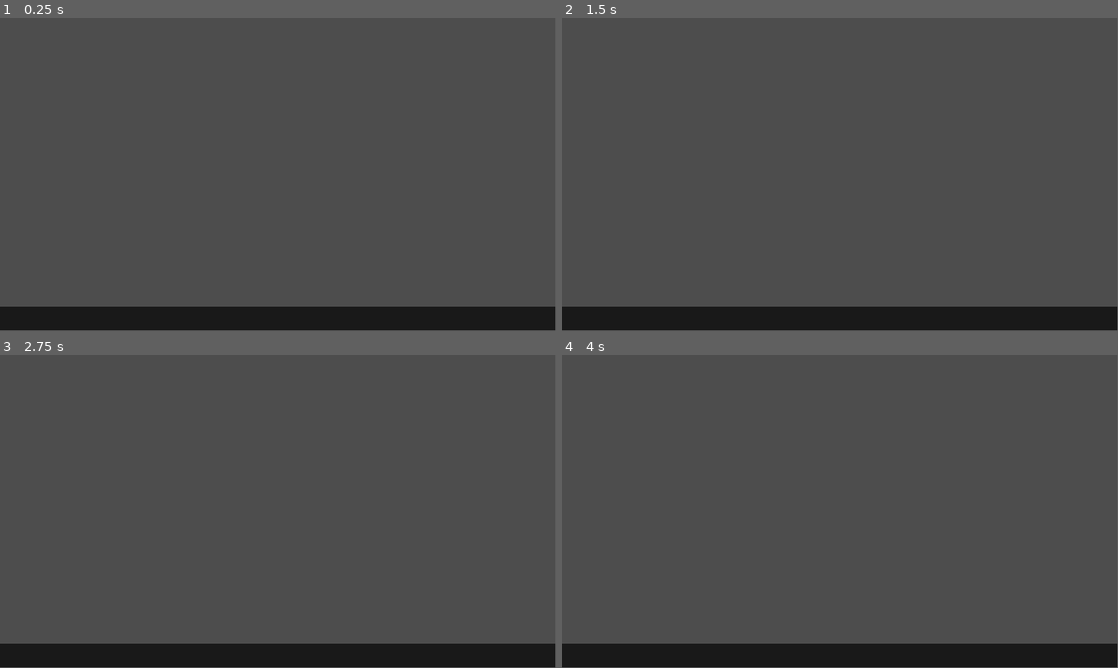
Above: before the commit, frames 1-4 (two rows, left to right).
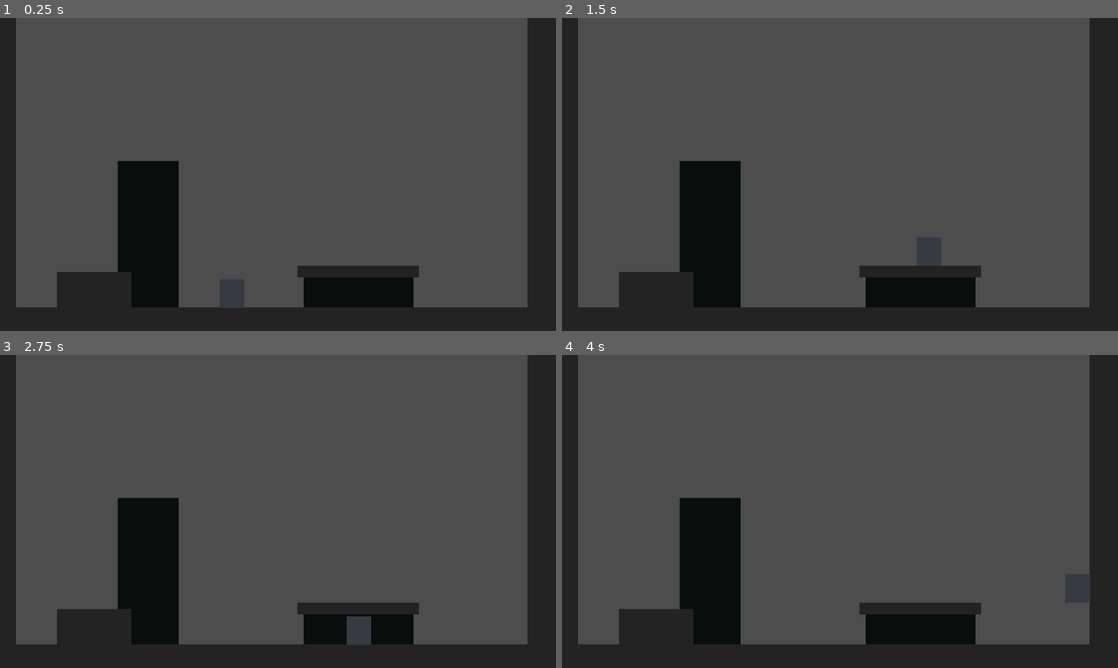
Above: after the commit, the same moments.

Repository: FuryGhost/AberrantMoon
Game: Godot game, scene res://scenes/main.tscn
The game is run twice, just before and just after one commit, with the same random seed, the same clock (stepped at 60 frames per second) and the same inputs.
Inputs:
- Up to frame 1 (0.25 s): no input
- Up to frame 2 (1.5 s): tap Enter (jump) at 0.5, 0.77 s; hold Right (move_right) from 0.53 s (still down)
- Up to frame 3 (2.75 s): tap Enter (jump) at 1.52 s; release Right (move_right) at 2.03 s; hold Left (move_left) from 2.03 s (still down)
- Up to frame 4 (4 s): release Left (move_left) at 2.78 s; hold Right (move_right) from 2.78 s (still down); tap Enter (jump) at 3.02, 3.77 s
In our replay, the window is 799x449 before the commit and 800x450 after it. These sizes can differ from the game's own. Grey fills any space a smaller window leaves; there, only what the larger window draws over its background counts as a difference.

The runs differ from the first frame. In frame 1, 16% of the frame differs, in the area x 0-100%, y 0-93%; in frame 2, 16%; in frame 3, 16%; in frame 4, 16%.

Commit message:
Temp level (#2)
* Added temporary level

* Full screen with escape

* Moved player back to main

* Removed prints

Diff:
--- a/project.godot
+++ b/project.godot
@@ -14,6 +14,12 @@
 run/main_scene="res://scenes/main.tscn"
 config/features=PackedStringArray("4.2", "GL Compatibility")
 config/icon="res://icon.svg"
+
+[display]
+
+window/size/mode=3
+window/size/resizable=false
+window/stretch/mode="viewport"
 
 [input]
 
--- /dev/null
+++ b/scenes/levels/level_1.gd
@@ -0,0 +1,22 @@
+extends Node2D
+
+signal in_moon_sight
+signal out_moon_sight
+
+
+# Called when the node enters the scene tree for the first time.
+func _ready():
+	pass # Replace with function body.
+
+
+# Called every frame. 'delta' is the elapsed time since the previous frame.
+func _process(delta):
+	pass
+
+
+func _on_moon_hit_area_body_entered(body):
+	in_moon_sight.emit()
+
+
+func _on_moon_hit_area_body_exited(body):
+	out_moon_sight.emit()
--- /dev/null
+++ b/scenes/levels/level_1.tscn
@@ -0,0 +1,154 @@
+[gd_scene load_steps=11 format=3 uid="uid://bn218lmd123g4"]
+
+[ext_resource type="Script" path="res://scenes/levels/level_1.gd" id="1_43jy7"]
+
+[sub_resource type="WorldBoundaryShape2D" id="WorldBoundaryShape2D_ujxfy"]
+distance = -3.0
+
+[sub_resource type="RectangleShape2D" id="RectangleShape2D_uiohj"]
+size = Vector2(134, 686)
+
+[sub_resource type="RectangleShape2D" id="RectangleShape2D_usb77"]
+size = Vector2(153, 96.5)
+
+[sub_resource type="RectangleShape2D" id="RectangleShape2D_yxabi"]
+size = Vector2(252, 24)
+
+[sub_resource type="RectangleShape2D" id="RectangleShape2D_f1a0x"]
+size = Vector2(319, 637)
+
+[sub_resource type="RectangleShape2D" id="RectangleShape2D_70adk"]
+size = Vector2(257, 692)
+
+[sub_resource type="RectangleShape2D" id="RectangleShape2D_2mncx"]
+size = Vector2(350, 663)
+
+[sub_resource type="RectangleShape2D" id="RectangleShape2D_fbcu7"]
+size = Vector2(164, 341)
+
+[sub_resource type="RectangleShape2D" id="RectangleShape2D_wyqxy"]
+size = Vector2(258, 550)
+
+[node name="Level1" type="Node2D"]
+script = ExtResource("1_43jy7")
+
+[node name="Background" type="Node2D" parent="."]
+
+[node name="CanvasGroup" type="CanvasGroup" parent="Background"]
+position = Vector2(567.069, 293.301)
+
+[node name="ColorRect2" type="ColorRect" parent="Background/CanvasGroup"]
+anchors_preset = 7
+anchor_left = 0.5
+anchor_top = 1.0
+anchor_right = 0.5
+anchor_bottom = 1.0
+offset_left = 62.0
+offset_top = 222.0
+offset_right = 290.0
+offset_bottom = 347.0
+grow_horizontal = 2
+grow_vertical = 0
+color = Color(0.027451, 0.054902, 0.0431373, 1)
+
+[node name="ColorRect" type="ColorRect" parent="Background/CanvasGroup"]
+anchors_preset = 7
+anchor_left = 0.5
+anchor_top = 1.0
+anchor_right = 0.5
+anchor_bottom = 1.0
+offset_left = -323.0
+offset_top = 3.0
+offset_right = -197.0
+offset_bottom = 320.0
+grow_horizontal = 2
+grow_vertical = 0
+color = Color(0.027451, 0.054902, 0.0431373, 1)
+
+[node name="Interactable" type="Node2D" parent="."]
+
+[node name="TempGround" type="StaticBody2D" parent="Interactable"]
+position = Vector2(-116, 597)
+
+[node name="ColorRect" type="ColorRect" parent="Interactable/TempGround"]
+offset_left = 43.0
+offset_top = 2.0
+offset_right = 1366.0
+offset_bottom = 65.0
+color = Color(0.137255, 0.137255, 0.137255, 1)
+
+[node name="CollisionShape2D" type="CollisionShape2D" parent="Interactable/TempGround"]
+shape = SubResource("WorldBoundaryShape2D_ujxfy")
+
+[node name="Walls" type="StaticBody2D" parent="Interactable"]
+position = Vector2(-116, 597)
+
+[node name="CollisionShape2D2" type="CollisionShape2D" parent="Interactable/Walls"]
+position = Vector2(1276, -299)
+shape = SubResource("RectangleShape2D_uiohj")
+
+[node name="ColorRect2" type="ColorRect" parent="Interactable/Walls"]
+offset_left = 1209.0
+offset_top = -640.0
+offset_right = 1345.0
+offset_bottom = 41.0
+color = Color(0.137255, 0.137255, 0.137255, 1)
+
+[node name="CollisionShape2D" type="CollisionShape2D" parent="Interactable/Walls"]
+position = Vector2(80, -300)
+shape = SubResource("RectangleShape2D_uiohj")
+
+[node name="ColorRect" type="ColorRect" parent="Interactable/Walls"]
+offset_left = 13.0
+offset_top = -641.0
+offset_right = 149.0
+offset_bottom = 40.0
+color = Color(0.137255, 0.137255, 0.137255, 1)
+
+[node name="CollisionShape2D3" type="CollisionShape2D" parent="Interactable/Walls"]
+position = Vector2(311, -23)
+shape = SubResource("RectangleShape2D_usb77")
+
+[node name="ColorRect3" type="ColorRect" parent="Interactable/Walls"]
+offset_left = 234.0
+offset_top = -71.0
+offset_right = 388.0
+offset_bottom = 26.0
+color = Color(0.137255, 0.137255, 0.137255, 1)
+
+[node name="CollisionShape2D4" type="CollisionShape2D" parent="Interactable/Walls"]
+position = Vector2(858, -72)
+shape = SubResource("RectangleShape2D_yxabi")
+
+[node name="ColorRect4" type="ColorRect" parent="Interactable/Walls"]
+offset_left = 732.0
+offset_top = -84.0
+offset_right = 984.0
+offset_bottom = -60.0
+color = Color(0.137255, 0.137255, 0.137255, 1)
+
+[node name="MoonHitArea" type="Area2D" parent="."]
+visible = false
+
+[node name="CollisionShape2D" type="CollisionShape2D" parent="MoonHitArea"]
+position = Vector2(83.5, 280.5)
+shape = SubResource("RectangleShape2D_f1a0x")
+
+[node name="CollisionShape2D2" type="CollisionShape2D" parent="MoonHitArea"]
+position = Vector2(499.5, 270)
+shape = SubResource("RectangleShape2D_70adk")
+
+[node name="CollisionShape2D3" type="CollisionShape2D" parent="MoonHitArea"]
+position = Vector2(1032, 287.5)
+shape = SubResource("RectangleShape2D_2mncx")
+
+[node name="CollisionShape2D4" type="CollisionShape2D" parent="MoonHitArea"]
+position = Vector2(305, 125.5)
+shape = SubResource("RectangleShape2D_fbcu7")
+
+[node name="CollisionShape2D5" type="CollisionShape2D" parent="MoonHitArea"]
+position = Vector2(739, 238)
+shape = SubResource("RectangleShape2D_wyqxy")
+
+[connection signal="body_entered" from="MoonHitArea" to="." method="_on_moon_hit_area_body_entered"]
+[connection signal="body_exited" from="MoonHitArea" to="." method="_on_moon_hit_area_body_exited"]
--- /dev/null
+++ b/scenes/main.gd
@@ -0,0 +1,14 @@
+extends Node
+
+
+# Called when the node enters the scene tree for the first time.
+func _ready():
+	pass # Replace with function body.
+
+
+# Called every frame. 'delta' is the elapsed time since the previous frame.
+func _process(delta):
+	# TODO: Make proper close screen
+	if (Input.is_action_pressed("ui_cancel")):
+		get_tree().root.propagate_notification(NOTIFICATION_WM_CLOSE_REQUEST)
+		get_tree().quit()
--- a/scenes/main.tscn
+++ b/scenes/main.tscn
@@ -1,24 +1,13 @@
-[gd_scene load_steps=3 format=3 uid="uid://d23o2bqjkslol"]
+[gd_scene load_steps=4 format=3 uid="uid://d23o2bqjkslol"]
 
 [ext_resource type="PackedScene" uid="uid://c14cya2662ku3" path="res://scenes/player.tscn" id="1_dmvxb"]
-
-[sub_resource type="WorldBoundaryShape2D" id="WorldBoundaryShape2D_i73dj"]
-distance = -3.0
+[ext_resource type="Script" path="res://scenes/main.gd" id="1_x1lw8"]
+[ext_resource type="PackedScene" uid="uid://bn218lmd123g4" path="res://scenes/levels/level_1.tscn" id="2_axl7h"]
 
 [node name="Main" type="Node"]
+script = ExtResource("1_x1lw8")
 
-[node name="TempGround" type="StaticBody2D" parent="."]
-position = Vector2(-116, 597)
-
-[node name="ColorRect" type="ColorRect" parent="TempGround"]
-offset_left = 43.0
-offset_top = 2.0
-offset_right = 1366.0
-offset_bottom = 65.0
-color = Color(0.0980392, 0.0980392, 0.0980392, 1)
-
-[node name="CollisionShape2D" type="CollisionShape2D" parent="TempGround"]
-shape = SubResource("WorldBoundaryShape2D_i73dj")
+[node name="Level1" parent="." instance=ExtResource("2_axl7h")]
 
 [node name="Player" parent="." instance=ExtResource("1_dmvxb")]
-position = Vector2(529, 409)
+position = Vector2(480, 520)
--- a/scenes/player.gd
+++ b/scenes/player.gd
@@ -2,7 +2,7 @@
 
 
 const SPEED = 300.0
-const JUMP_VELOCITY = -550.0
+const JUMP_VELOCITY = -600.0
 
 # Get the gravity from the project settings to be synced with RigidBody nodes.
 var gravity = ProjectSettings.get_setting("physics/2d/default_gravity")
--- a/scenes/player.tscn
+++ b/scenes/player.tscn
@@ -9,5 +9,12 @@
 [node name="Player" type="CharacterBody2D"]
 script = ExtResource("1_04h20")
 
+[node name="ColorRect" type="ColorRect" parent="."]
+offset_left = -25.0
+offset_top = -29.0
+offset_right = 26.0
+offset_bottom = 30.0
+color = Color(0.211765, 0.227451, 0.262745, 1)
+
 [node name="CollisionShape2D" type="CollisionShape2D" parent="."]
 shape = SubResource("CapsuleShape2D_bcid7")
